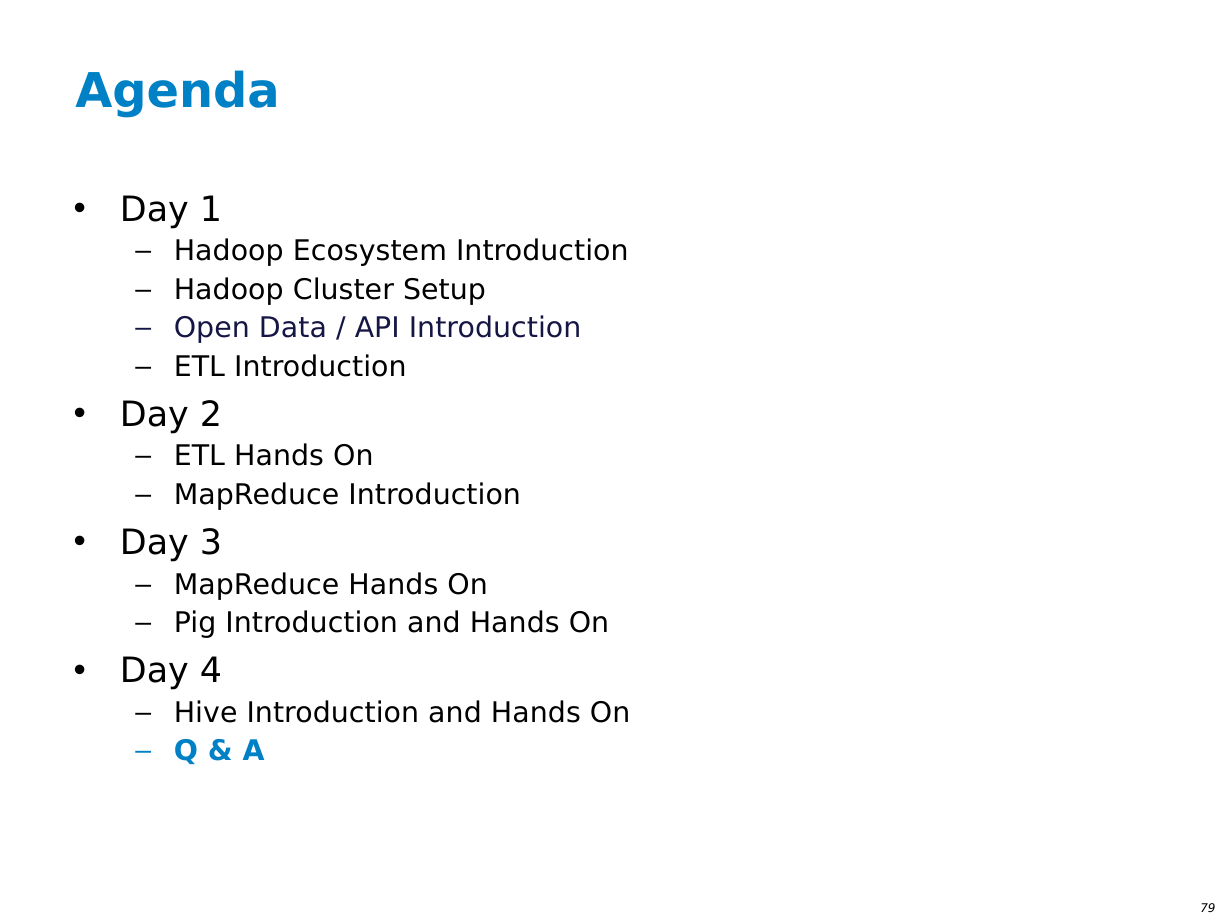
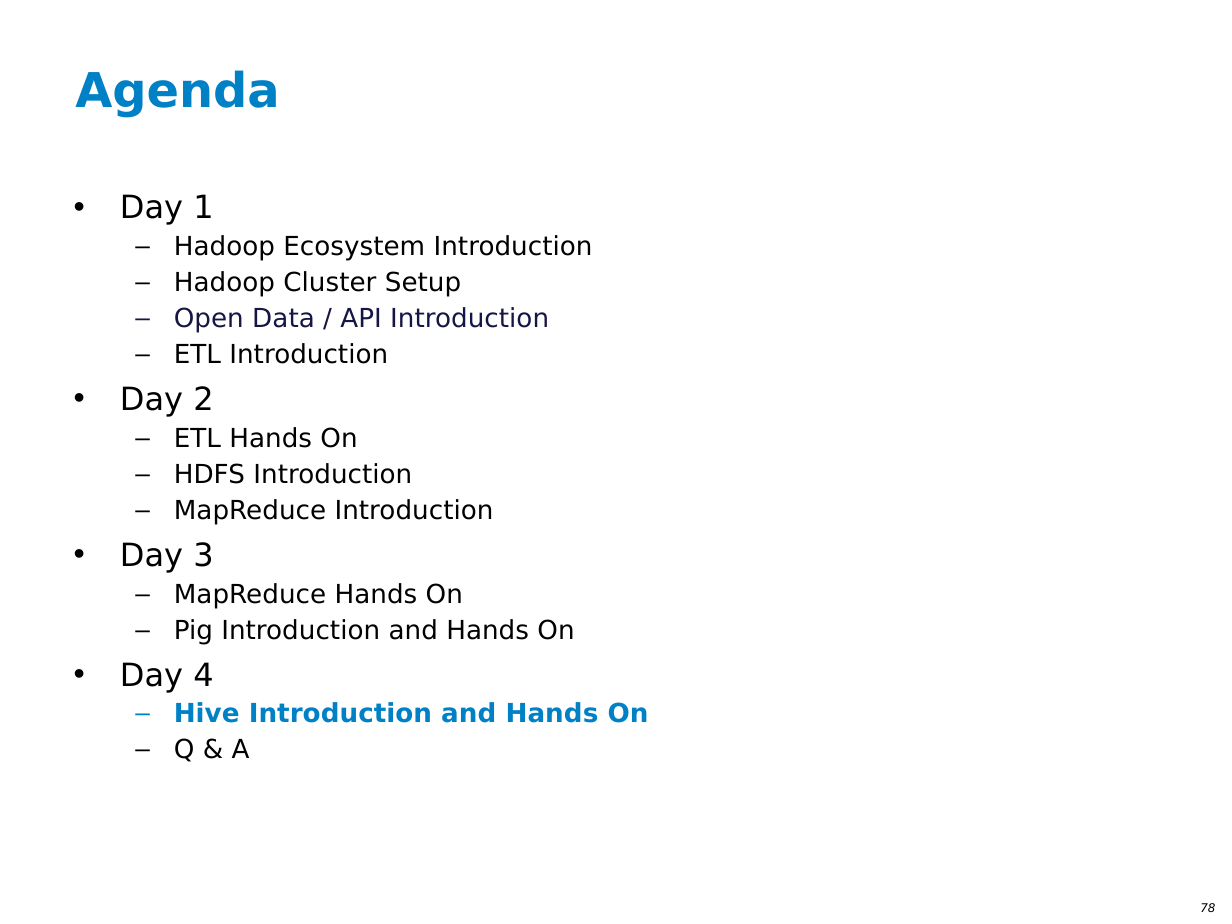
Before and after one commit to ianlin/small-data, a slide deck: slide 78 of training/III_Hadoop_20140607.ppt (slide 79 before the commit). Drawn at 1232x924 pixels with LibreOffice and Linux fonts; fonts in the diff are those of the drawing; background and template pictures are left out. Boxes give left, top, right and bottom in pixels: in the first picture for what was removed or moved away, otherwise in the second. Text is boxed around its words. In the diff, an @@ line names an element or a change of style, - is before the commit and + after.

```diff
--- a/training/III_Hadoop_20140607.ppt
+++ b/training/III_Hadoop_20140607.ppt
@@ text at [120, 194, 649, 762]: size 20.4 to 18.7 pt in "Day 1", "Day 2", "Day 3", "Day 4"; size 16.6 to 15.3 pt in "Hadoop Ecosystem Introduction", "Hadoop Cluster Setup", "Open Data / API Introduction", "ETL Introduction" and 6 more places; text colour #000000 to #0081C6, bold on in "Hive Introduction and Hands On"; text colour #0081C6 to #000000, bold off in "Q & A"; bullet colour #000000 to #0081C6; bullet colour #0081C6 to #000000 @@
@@ text at [174, 463, 412, 484]: paragraph added @@
+  – HDFS Introduction
@@ page number at [1200, 903, 1215, 912]: text changed @@
-79
+78
```
Also in this commit, not shown: 10 other slides changed, 10 slides added.
